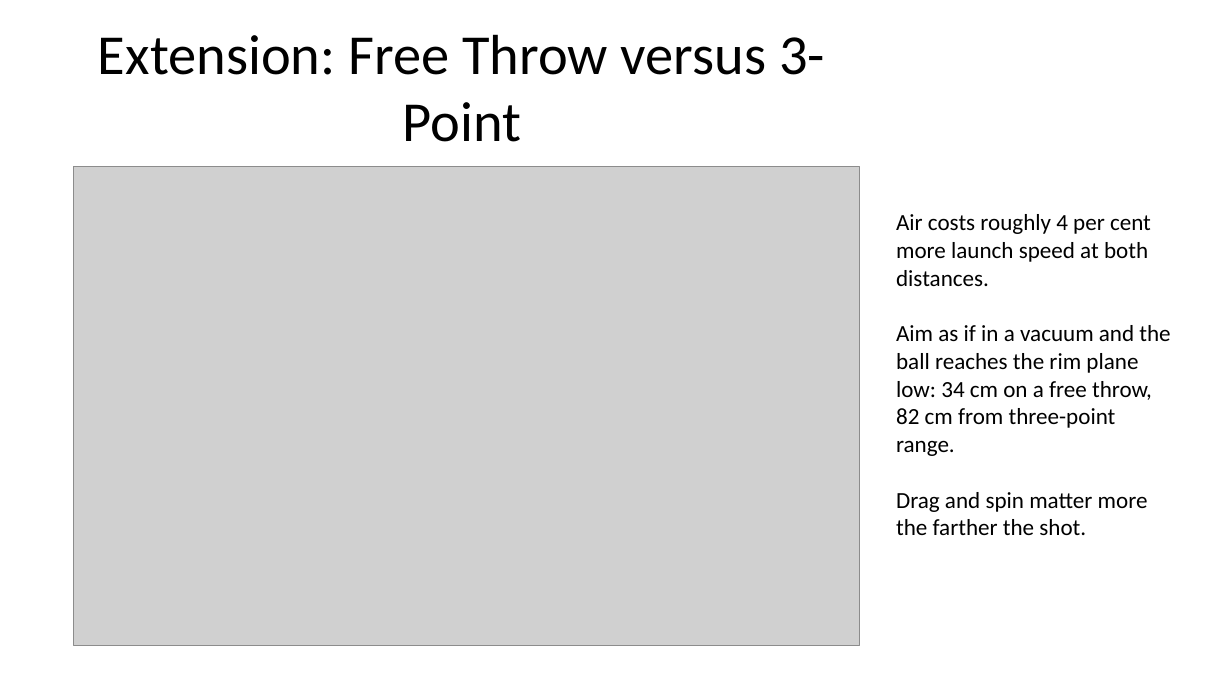
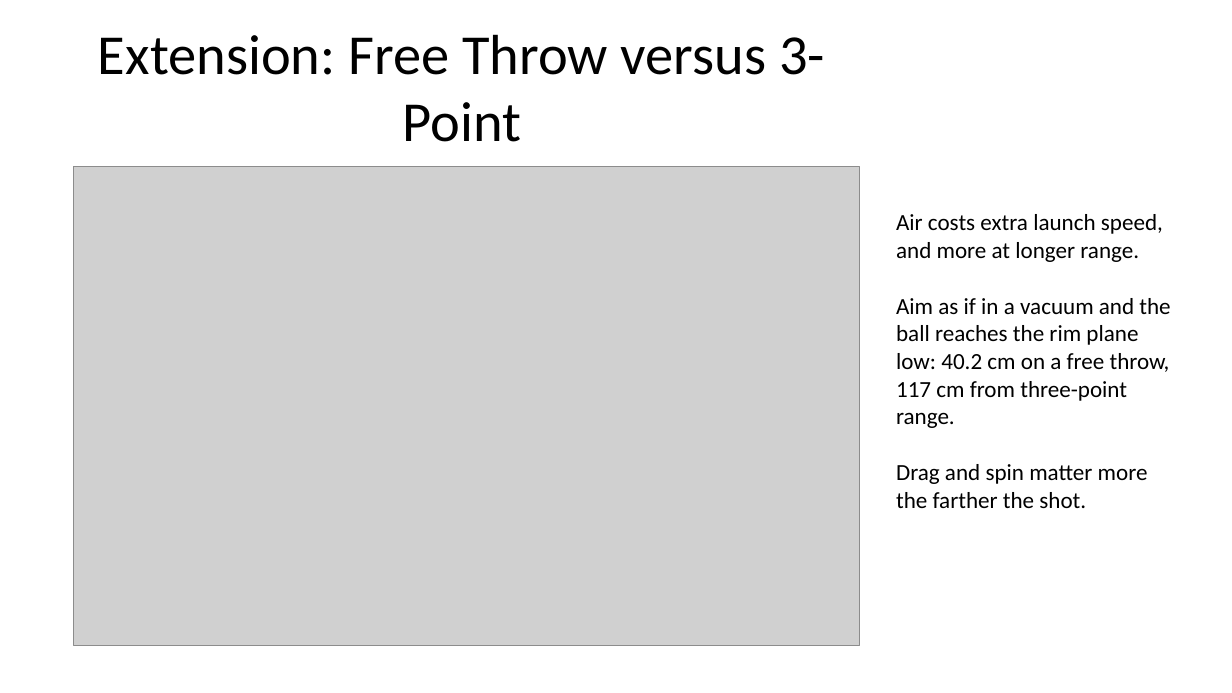
Before and after one commit to dbzyw/comp-1110-group-project, a slide deck: slide 8 of Specifications/COMP1110_Basketball_Shot_Simulation_Progress.pptx. Drawn at 1232x693 pixels with LibreOffice and Linux fonts; fonts in the diff are those of the drawing; grey boxes stand for pictures. Boxes give left, top, right and bottom in pixels: in the first picture for what was removed or moved away, otherwise in the second. Text is boxed around its words. In the diff, an @@ line names an element or a change of style, - is before the commit and + after.

```diff
--- a/Specifications/COMP1110_Basketball_Shot_Simulation_Progress.pptx
+++ b/Specifications/COMP1110_Basketball_Shot_Simulation_Progress.pptx
@@ text at [896,214,1170,428]: text changed @@
-Air costs roughly 4 per cent more launch speed at both distances.
-Aim as if in a vacuum and the ball reaches the rim plane low: 34 cm on a free throw, 82 cm from three-point range.
+Air costs extra launch speed, and more at longer range.
+Aim as if in a vacuum and the ball reaches the rim plane low: 40.2 cm on a free throw, 117 cm from three-point range.
```
Also in this commit, not shown: 4 other slides changed, 11 other files.
